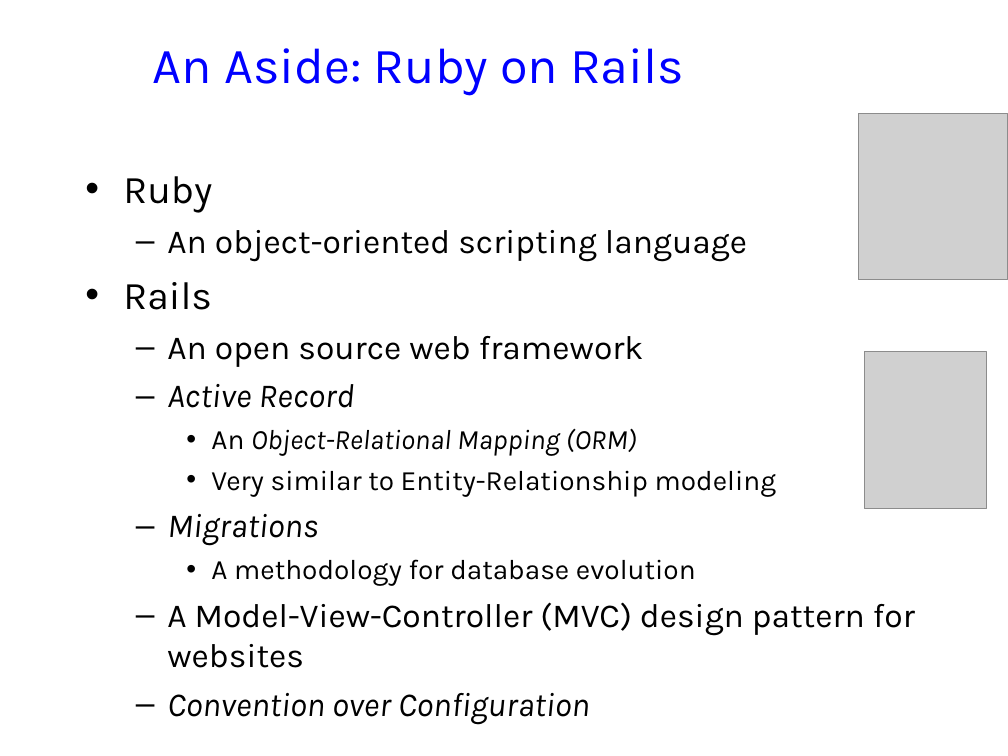
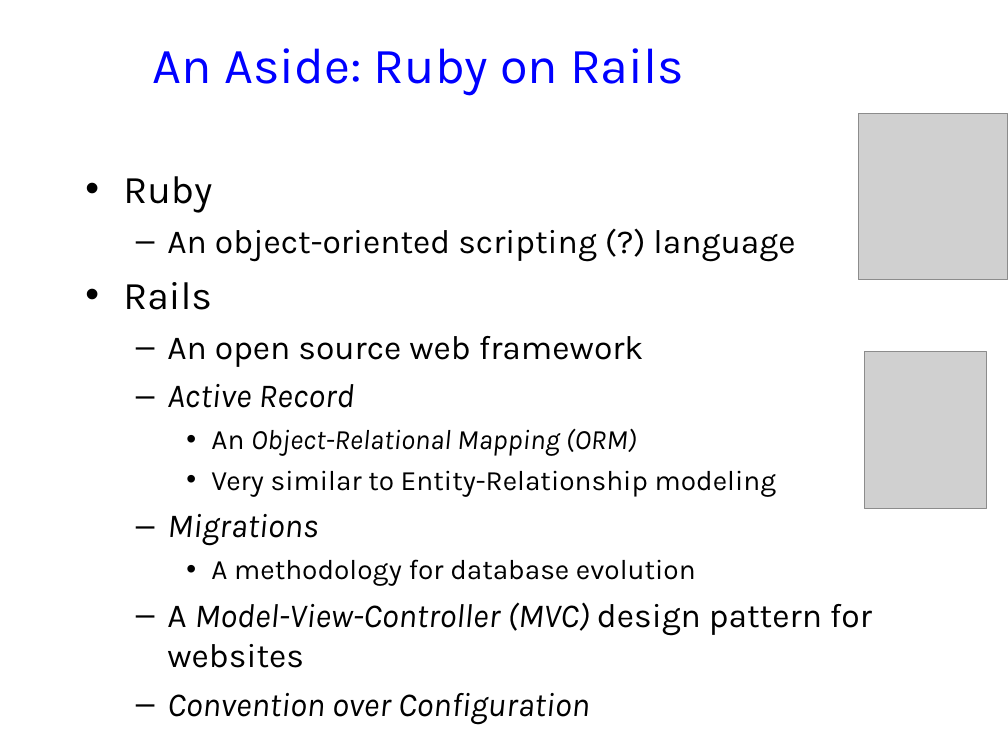
Before and after one commit to jhellerstein/cs186-09, a slide deck: slide 12 of lecs/02-Relational.ppt (slide 13 before the commit). Drawn at 1008x756 pixels with LibreOffice and Linux fonts; fonts in the diff are those of the drawing; grey boxes stand for pictures; background and template pictures are left out. Boxes give left, top, right and bottom in pixels: in the first picture for what was removed or moved away, otherwise in the second. Text is boxed around its words. In the diff, an @@ line names an element or a change of style, - is before the commit and + after.

```diff
--- a/lecs/02-Relational.ppt
+++ b/lecs/02-Relational.ppt
@@ text at <box>167,230,795,262</box>: text changed @@
-  – An object-oriented scripting language
+  – An object-oriented scripting (?) language
@@ text at <box>167,602,872,668</box>: italic on in "Model-View-Controller (MVC)" @@
```
Also in this commit, not shown: 14 other slides changed, 1 slide added, 1 slide removed, 2 other files.
